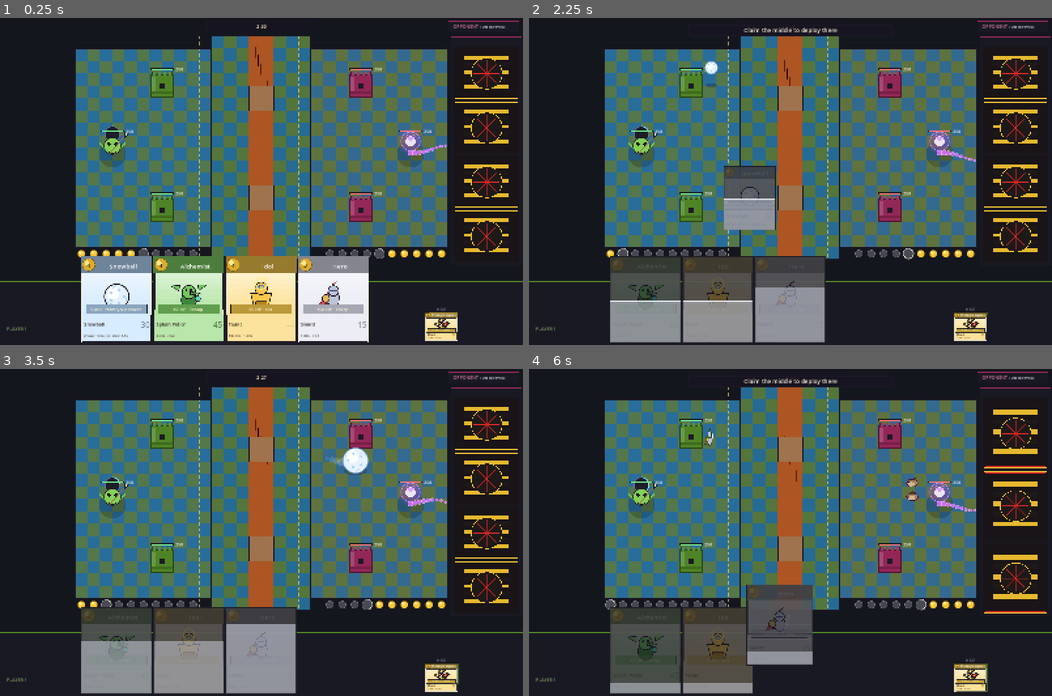
Above: before the commit, frames 1-4 (two rows, left to right).
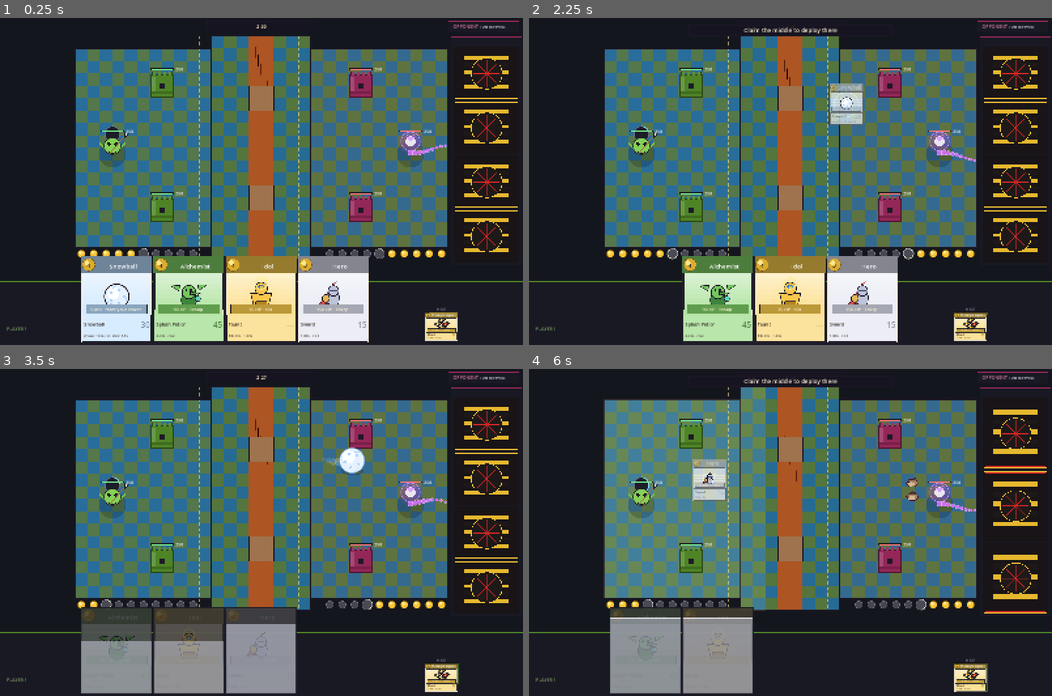
Above: after the commit, the same moments.

Repository: mujtaba-a-quadri/Draft-Royale
Game: Godot game, scene res://scenes/arena.tscn
The game is run twice, just before and just after one commit, with the same random seed, the same clock (stepped at 60 frames per second) and the same inputs. Sound files missing from this copy of the repository are replaced by a short silence.
Inputs (mouse positions are in pixels of both pictures, inside the frame that each line leads up to):
- Up to frame 1 (0.25 s): no input
- Up to frame 2 (2.25 s): tap Enter at 0.5, 2 s; drag from (790, 312) to (842, 109) at 0.52 s; tap Space at 1.25 s; drag from (1015, 152) to (764, 246) at 1.27 s; move the mouse to (842, 109) at 2.02 s; tap 1 at 2.1 s; click (842, 109) at 2.17 s
- Up to frame 3 (3.5 s): drag from (235, 597) to (104, 483) at 2.77 s
- Up to frame 4 (6 s): move the mouse to (947, 581) at 3.52 s; hold A 3.53-4.25 s; tap 9 at 3.6 s; click (947, 581) at 3.67 s; drag from (633, 483) to (712, 450) at 4.27 s; move the mouse to (816, 532) at 5.02 s; hold A 5.03-5.75 s; tap 3 at 5.1 s; click (816, 532) at 5.17 s; drag from (712, 450) to (685, 548) at 5.77 s

The runs differ from the first frame. In frame 1, less than 0.1% of the frame differs, in the area x 33-35%, y 88-90%; in frame 2, 17%; in frame 3, 0.2%; in frame 4, 18%, in the area x 14-55%, y 5-96%.

Commit message:
v0.3.6 - SFX for draw, play, and discard cards

Diff:
--- a/scripts/arena.gd
+++ b/scripts/arena.gd
@@ -96,6 +96,8 @@
 ## A placement the player clicked on but cannot pay for yet (they were less than
 ## one coin short). Nothing is spent until it actually plays itself.
 var staged := {"player": -1, "index": -1, "kind": "", "at": Vector2.ZERO}
+## Card sounds (DDSfx): the deal and every placement.
+var sfx: Node = null
 
 ## Re-entrancy guard for reflective damage (hedgehog quills poking back).
 var damage_guard := 0
@@ -162,6 +164,7 @@
 	_build_control_layer()
 	_build_preview()
 	_build_decks()
+	_build_sfx()
 	_build_hud()
 	_build_shelf()
 	_setup_bots()
@@ -289,6 +292,14 @@
 		hands[p] = deck.slice(0, 4)
 		queues[p] = deck.slice(4)
 		gold[p] = 5.0
+
+
+## One sound node for the whole match; it also owns the deal sound so the four
+## cards that start the hand are audible.
+func _build_sfx() -> void:
+	sfx = DDSfx.new()
+	add_child(sfx)
+	sfx.draw_hand(4)
 
 
 func _build_hud() -> void:
@@ -1412,6 +1423,8 @@
 		banner_flash("Claim the middle to deploy there")
 		return
 	gold[team] -= DDCard.cost(kind)
+	if sfx != null:
+		sfx.place_card()
 	spawn_troop(kind, team, world)
 	# a card with uses left (Firebolt) stays in the hand AND stays lifted, so the
 	# next click casts it again; right click puts it back with the charge intact
@@ -1621,7 +1634,15 @@
 				launch_hero(p)
 				return
 		if board_rect().has_point(world):
-			try_deploy_at(world)
+			# a card that is already lifted owns this click: the hand panel drops it on
+			# release. Casting here too would fire a two-use card twice per click.
+			var lifted := false
+			for pn in panels:
+				if is_instance_valid(pn) and pn.drag_card != null:
+					lifted = true
+					break
+			if not lifted:
+				try_deploy_at(world)
 		else:
 			clear_selection()
 
--- a/scripts/card_db.gd
+++ b/scripts/card_db.gd
@@ -43,7 +43,7 @@
 		"cost": 4,
 		"type": "troop",
 		"blurb": "Splash potions. Below half HP he turns on his own tower and blows up.",
-		"hp": 67.0, "dmg": 45.0, "speed": 1.05, "reach": 3.2, "interval": 2.0,
+		"hp": 90.0, "dmg": 45.0, "speed": 1.05, "reach": 3.2, "interval": 2.0,
 		"radius": 0.42, "splash": 1.4, "aggro": 7.5, "stationary": false, "lifetime": 0.0,
 		"buildings_only": false,
 		"hits_air": true,
@@ -105,11 +105,11 @@
 		"cost": 3,
 		"type": "troop",
 		"blurb": "Calico blur. Only ever goes after troops. Three quick swipes, then she fades out, backs off and circles around them.",
-		"hp": 90.0, "dmg": 18.0, "speed": 1.7, "reach": 0.45, "interval": 0.7,
+		"hp": 90.0, "dmg": 10.0, "speed": 2.5, "reach": 0.45, "interval": 0.7,
 		"radius": 0.34, "splash": 0.0, "aggro": 5.5, "stationary": false, "lifetime": 0.0,
 		"buildings_only": false,
 		"troops_only": true,
-		"dodge": {"after_hits": 3, "time": 0.9, "back": 0.5, "sweep_deg": 90.0,
+		"dodge": {"after_hits": 2, "time": 0.9, "back": 0.5, "sweep_deg": 90.0,
 			"jump_time": 0.35, "jump_reach": 2.5, "jump_mult": 2.0},
 		"accent": Color(0.95, 0.62, 0.28),
 	},
--- a/scripts/dev_capture.gd
+++ b/scripts/dev_capture.gd
@@ -150,6 +150,9 @@
 	elif scenario == "bld":
 		shot_times = []
 		run_time = 5.0
+	elif scenario == "firebolt":
+		shot_times = []
+		run_time = 3.0
 	elif scenario == "pennygif" or scenario == "pairgif":
 		shot_times = []
 		run_time = 6.0
@@ -302,6 +305,8 @@
 		_cross_steps()
 	elif scenario == "bld":
 		_bld_steps()
+	elif scenario == "firebolt":
+		_firebolt_steps()
 	elif scenario == "pennygif" or scenario == "pairgif":
 		_pennygif_steps()
 	elif scenario == "flash":
@@ -421,6 +426,54 @@
 	get_viewport().push_input(up)
 
 
+## Regression: a two-use card must fire once per click. The press that starts a
+## gesture belongs to the hand panel, which drops the card on release; casting on
+## the press as well spends both charges for a single click.
+func _firebolt_steps() -> void:
+	if _at(0.8):
+		arena.bot_players = [false, false]
+		arena.hands[0] = ["firebolt", "hero", "warren"]
+		arena.charges = [{}, {}]
+		arena.gold[0] = 20.0
+		arena.panels[0].select_index(0)
+		print("[firebolt] armed lifted=%s charges=%d" % [
+			str(arena.panels[0].drag_card != null), arena.charges_of(0, "firebolt")])
+	if _at(1.0):
+		# pin the drag: with no real cursor the panel lets go of it between frames
+		arena.panels[0].select_index(0)
+		arena.panels[0]._begin_drag(0)
+		print("[firebolt] state before press: lifted=%s sel=%d/%d" % [
+			str(arena.panels[0].drag_card != null), arena.selected_player, arena.selected_index])
+		var point: Vector2 = arena.tile_center(4.0, 24.0)
+		var press := InputEventMouseButton.new()
+		press.button_index = MOUSE_BUTTON_LEFT
+		press.pressed = true
+		press.position = point
+		arena._unhandled_input(press)
+		print("[firebolt] casts after press=%d (expect 0)" % _bolts())
+		arena.try_deploy_at(point)
+		print("[firebolt] casts after click 1=%d (expect 1) charges=%d in_hand=%s" % [
+			_bolts(), arena.charges_of(0, "firebolt"), str(arena.hands[0].has("firebolt"))])
+	if _at(1.6):
+		arena.try_deploy_at(arena.tile_center(4.0, 24.0))
+		# the counter sees bolts still in flight, not a total: the charge bookkeeping
+		# is the proof here — 1 charge left after click 1, none after click 2
+		print("[firebolt] after click 2: bolts_in_flight=%d in_hand=%s lifted=%s" % [
+			_bolts(), str(arena.hands[0].has("firebolt")), str(arena.panels[0].drag_card != null)])
+
+
+## Live projectiles of the firebolt kind: one per cast.
+func _bolts() -> int:
+	var n := 0
+	for c in arena.get_children():
+		if not is_instance_valid(c):
+			continue
+		var k = c.get("kind")
+		if k != null and String(k) == "firebolt":
+			n += 1
+	return n
+
+
 func _click_steps() -> void:
 	if _at(1.0):
 		var hand: Array = arena.hands[0]
--- /dev/null
+++ b/scripts/sfx.gd
@@ -0,0 +1,67 @@
+class_name DDSfx
+extends Node
+
+## Card sounds. Every file is a Pixabay recording, credited in its own name.
+##
+## "opening hand" is one take containing EIGHT card draws. A four card deal takes
+## a random window of four of those eight, so the opening never sounds identical
+## twice; a single draw (the 8 second hand growth) takes one slice the same way.
+
+const DRAW_FILE := "res://SFX/freesound_community opening hand.mp3"
+const PLACE_FILE := "res://SFX/oxidvideos-place cardmp3.mp3"
+const DRAW_SLICES := 8
+const VOICES := 6
+
+var draw_stream: AudioStream = null
+var place_stream: AudioStream = null
+var slice_seconds := 0.0
+var voices: Array[AudioStreamPlayer] = []
+
+
+func _ready() -> void:
+	draw_stream = load(DRAW_FILE)
+	place_stream = load(PLACE_FILE)
+	if draw_stream != null:
+		slice_seconds = draw_stream.get_length() / float(DRAW_SLICES)
+	for i in VOICES:
+		var p := AudioStreamPlayer.new()
+		p.volume_db = -6.0
+		add_child(p)
+		voices.append(p)
+
+
+## Deal `count` cards: a random run of that many draws out of the eight in the take.
+func draw_hand(count: int = 4) -> void:
+	if draw_stream == null or slice_seconds <= 0.0:
+		return
+	var n: int = clampi(count, 1, DRAW_SLICES)
+	var voice := _voice()
+	if voice == null:
+		return
+	# any start slice that still leaves n draws inside the take
+	var start := randi_range(0, DRAW_SLICES - n)
+	voice.stream = draw_stream
+	voice.play(float(start) * slice_seconds)
+	var length: float = float(n) * slice_seconds
+	get_tree().create_timer(length).timeout.connect(func() -> void:
+		if is_instance_valid(voice) and voice.playing:
+			voice.stop())
+
+
+func place_card() -> void:
+	if place_stream == null:
+		return
+	var voice := _voice()
+	if voice == null:
+		return
+	voice.stream = place_stream
+	voice.play()
+
+
+## A free voice, or the first one if everything is busy (a card game never needs
+## more than a handful at once).
+func _voice() -> AudioStreamPlayer:
+	for v in voices:
+		if not v.playing:
+			return v
+	return voices[0] if not voices.is_empty() else null
--- a/scripts/unit.gd
+++ b/scripts/unit.gd
@@ -105,6 +105,13 @@
 var jump_from := Vector2.ZERO
 var jump_to := Vector2.ZERO
 var jump_victim: Node = null
+var jump_dir := Vector2.RIGHT
+## after the landing hit she rides the shove for a moment, so the push reads as
+## coming from her jump rather than from the target sliding away on its own
+## the grab: while carrying, the victim rides in front of her for the whole leap
+var carrying := false
+var carry_dir := Vector2.RIGHT
+var carry_contact := 0.0
 var invincible := false
 ## Untargetable: the arena's enemy queries skip these (Penny mid-dodge).
 var untargetable := false
@@ -594,24 +601,44 @@
 func _end_dash() -> void:
 	dodging = false
 	jumping = false
+	carrying = false
 	jump_victim = null
 	untargetable = false
 	invincible = false
 	atk_cd = 0.0
 
 
-## After the spin she leaves the ground entirely and comes down on something:
-## air first, because her swipes cannot reach it, otherwise the closest body.
+## After the spin she grabs whatever she can reach and carries it with her: a full
+## 2.5 tile hop for both of them, damage on arrival. A giant or a building cannot
+## be carried, so against those she just closes to the hitbox and hits it.
 func _begin_jump() -> void:
 	var victim: Node = _jump_target()
 	if victim == null:
+		# nothing left to grab (it died during the strafe): no leap at all
 		_end_dash()
 		return
 	jumping = true
 	jump_t = 0.0
 	jump_from = position
-	jump_to = victim.position
 	jump_victim = victim
+	var to: Vector2 = victim.position - position
+	var dist: float = to.length()
+	var dir: Vector2 = to / dist if dist > 0.01 else Vector2(facing, 0.0)
+	jump_dir = dir
+	var contact: float = (float(victim.get_radius_t()) + radius_t) * float(arena.TILE)
+	var leap: float = float(dodge_cfg.get("jump_reach", 2.5)) * float(arena.TILE)
+	var grabbable: bool = not _is_giant(victim) and not victim.is_building()
+	if grabbable:
+		# the grab: she always covers the full leap and drags the target along,
+		# so both of them end up 2.5 tiles from where the jump started
+		carrying = true
+		carry_dir = dir
+		carry_contact = contact
+		jump_to = position + dir * leap
+	else:
+		# a giant or a building will not budge: stop on its hitbox, hit it there
+		carrying = false
+		jump_to = position + dir * clampf(dist - contact, 0.0, leap)
 	target = null
 	state = S.IDLE
 
@@ -639,18 +666,20 @@
 	return best_air if best_air != null else best_ground
 
 
-## The leap itself: still untargetable, one doubled hit on landing.
+## The leap itself: still untargetable. A carried target rides in front of her the
+## whole way; the doubled hit lands when she arrives.
 func _tick_jump(delta: float) -> void:
 	var total: float = maxf(0.1, float(dodge_cfg.get("jump_time", 0.35)))
 	jump_t += delta
 	var f: float = clampf(jump_t / total, 0.0, 1.0)
-	if jump_victim != null and is_instance_valid(jump_victim) and not jump_victim.dead:
-		jump_to = jump_victim.position
 	position = jump_from.lerp(jump_to, ease(f, 0.35))
 	if absf(jump_to.x - jump_from.x) > 1.0:
 		facing = signf(jump_to.x - jump_from.x)
+	var held: bool = jump_victim != null and is_instance_valid(jump_victim) and not jump_victim.dead
+	if carrying and held:
+		jump_victim.position = position + carry_dir * carry_contact
 	if f >= 1.0:
-		if jump_victim != null and is_instance_valid(jump_victim) and not jump_victim.dead:
+		if held:
 			var power: float = dmg * float(dodge_cfg.get("jump_mult", 2.0))
 			jump_victim.take_damage(power, position, self)
 			var burst := DDBurst.new()
@@ -659,6 +688,16 @@
 			arena.add_child(burst)
 			arena.shake(1.6)
 		_end_dash()
+
+
+## Giants (the dragon) shrug off the shove: they take the hit and stay planted.
+func _is_giant(node: Node) -> bool:
+	if node == null or not is_instance_valid(node):
+		return false
+	var k = node.get("kind")
+	if k == null:
+		return false
+	return bool(DDCard.get_card(String(k)).get("giant", false))
 
 
 ## Primal Aphid: a shotgun cone, five pellets spread across cone_deg, each flying
Not shown, added: SFX/freesound_community discard.mp3.import
Not shown, added: SFX/freesound_community flip opponent's cards.mp3.import
Not shown, added: SFX/freesound_community lots of quiet placing sounds on a wooden table.mp3.import
Not shown, added: SFX/freesound_community opening hand.mp3.import
Not shown, added: SFX/oxidvideos-place cardmp3.mp3.import
Not shown, added: SFX/oxidvideos-taking-playing-card-2-522516.mp3.import
Not shown, added: SFX/oxidvideos-taking-playing-card-3-522513.mp3.import
Not shown, added: SFX/oxidvideos-taking-playing-card-522520.mp3.import
Not shown, added: scripts/sfx.gd.uid
Not shown, changed: NOTES.md
Not shown, added: SFX/freesound_community discard.mp3
Not shown, added: SFX/freesound_community flip opponent's cards.mp3
(and 6 more such lines)
